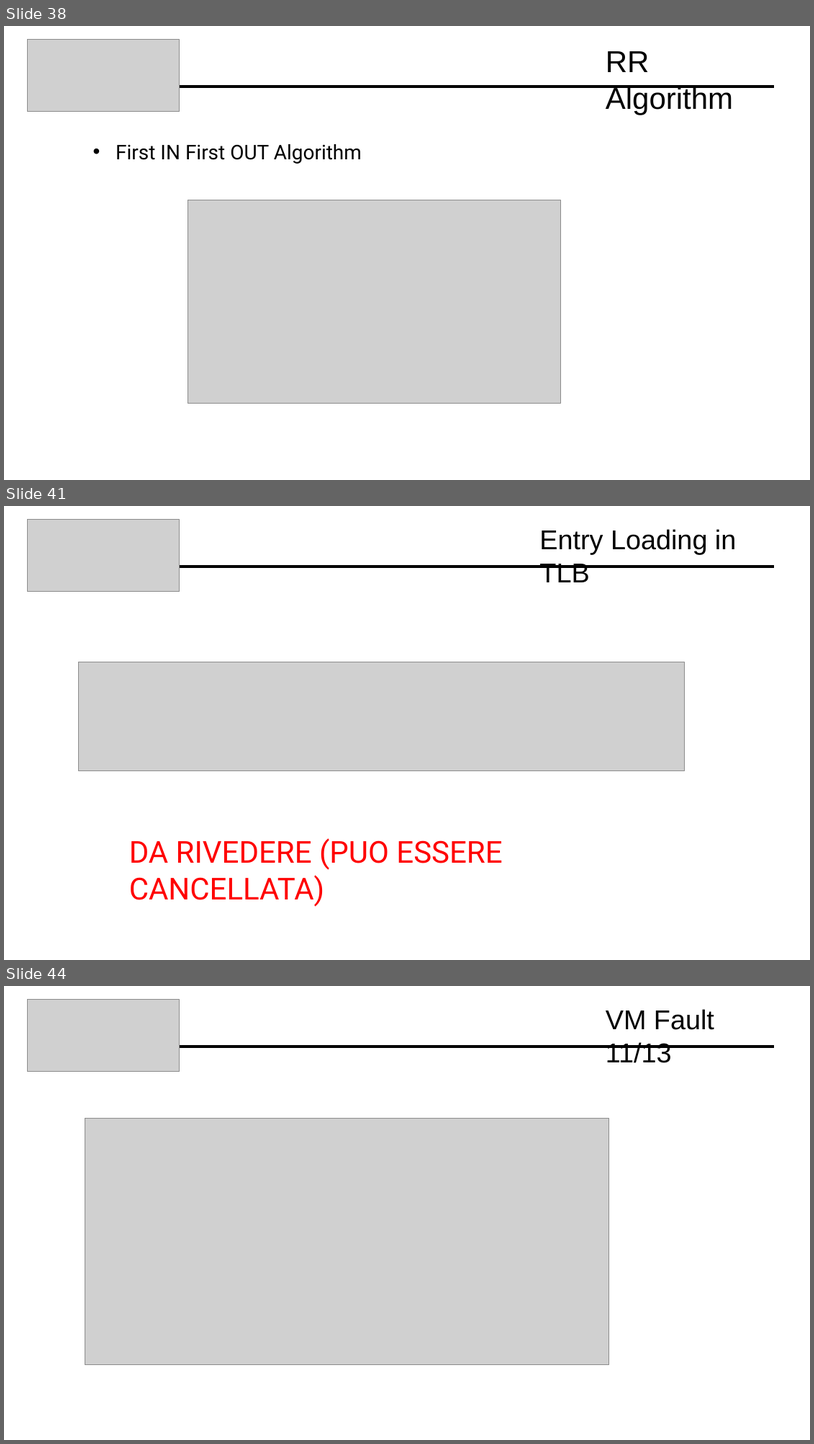
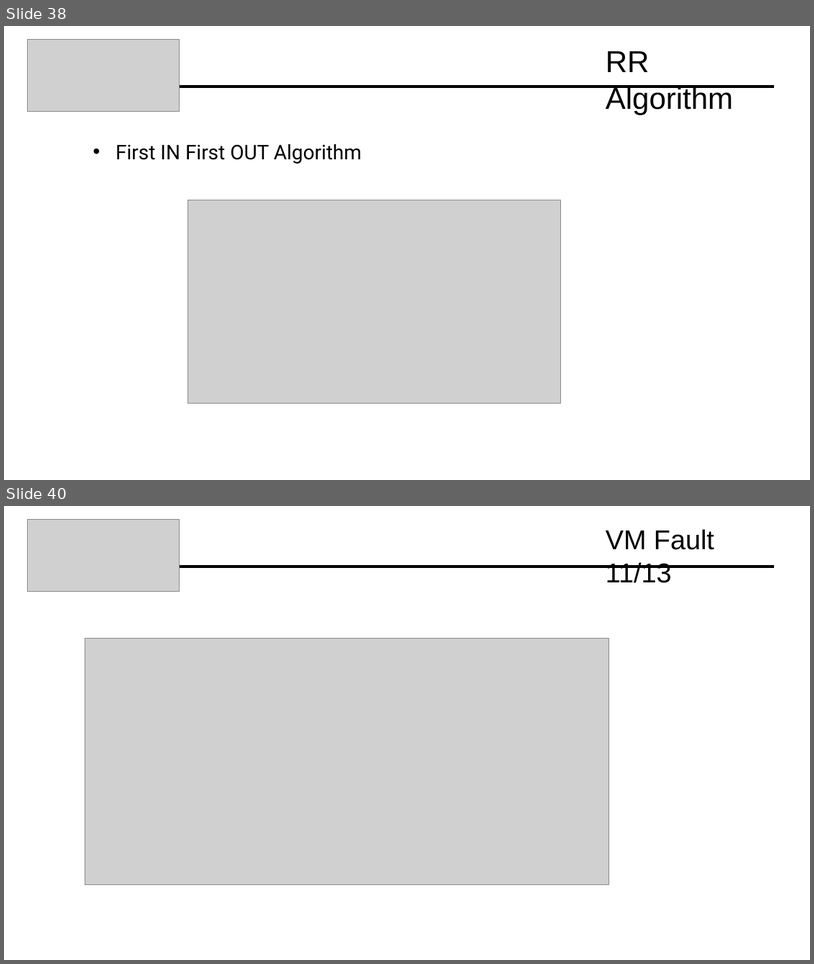
Before and after one commit to Davide619/OS161, a slide deck: Presentazione Progetto OS161.pptx. Shown one above the other, each under a label of ours: slides 38, 41 and 44 before the commit, slides 38 and 40 after it; the slides between them are not shown. The pictures are 814x1444 and 814x964 pixels, drawn with LibreOffice and Linux fonts; fonts in the diff are those of the drawing; grey boxes stand for pictures. Boxes give left, top, right and bottom in pixels: in the first picture for what was removed or moved away, otherwise in the second. Text is boxed around its words. In the diff, an @@ line names an element or a change of style, - is before the commit and + after.

```diff
--- a/Presentazione Progetto OS161.pptx
+++ b/Presentazione Progetto OS161.pptx
@@ slide 41 removed at box(4, 506, 810, 960), background #FFFFFF @@
@@ picture removed at box(28, 519, 180, 591) @@
@@ title removed at box(540, 529, 736, 582) @@
-Entry Loading in TLB
@@ line removed from (180, 566) to (774, 566) @@
@@ picture removed at box(78, 662, 685, 771) @@
@@ text removed at box(129, 838, 502, 906) @@
-DA RIVEDERE (PUO ESSERE CANCELLATA)
@@ what was slide 44 is now slide 40 @@
```
Also in this commit, not shown: 6 slides changed, 3 other slides removed.
